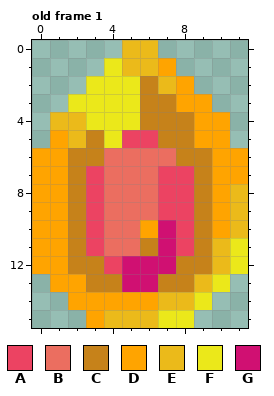
Two versions of one pixel-art file, packages/client/src/assets/ui{m}/card/rarities.aseprite. Above: the version before the commit.
12x16 pixels, 3 frames. Shown: old frame 1.
Palette (. is transparent): A #ec4362  B #eb6e60  C #c6821a  D #ffa400  E #ebba1a  F #ebe81a  G #d01072
Pixels before, old frame 1, first column x 0:
 0 .....EE.....
 1 ....FEED....
 2 ...FFFCED...
 3 ..FFFFCCDD..
 4 .EEFFFCCCDD.
 5 .DECFAACCDD.
 6 DDCCBBBBCCDD
 7 DDCABBBAACDD
 8 DDCABBBAACDE
 9 DDCABBBAACDE
10 DDCABBDGACDE
11 DDCABBCGACEF
12 DDCCAGGGCCEF
13 .DDCCGGCCEF.
14 ..DDDDDEEF..
15 ...DEEEFF...
Now the later version:
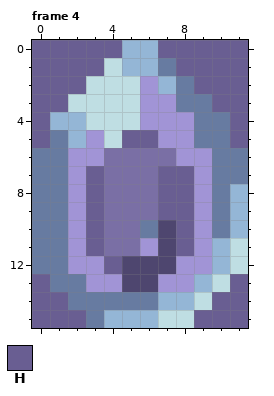
Colours new in this view: H #695e92
A new or re-ordered frame is compared with the old frame closest to it.
Changes in this commit:
frames 3 -> 4
colour B: #eb6e60 -> #7a6fa5
colour C: #c6821a -> #a194d6
colour D: #ffa400 -> #677ba1
colour E: #ebba1a -> #94b6d6
colour F: #ebe81a -> #bfdee3
colour G: #d01072 -> #4e466f
Frame 4 is new; against old frame 1:
y 0: x 0..4 ..... -> HHHHH; x 7..11 ..... -> HHHHH
y 1: x 0..3 .... -> HHHH; x 8..11 .... -> HHHH
y 2: x 0..2 ... -> HHH; x 9..11 ... -> HHH
y 3: x 0..1 .. -> HH; x 10..11 .. -> HH
y 4: x 0 . -> H; x 11 . -> H
y 5: x 0 . -> H; x 5..6 AA -> HH; x 11 . -> H
y 7..9: x 3 A -> H; x 7..8 AA -> HH
y 10..11: x 3 A -> H; x 8 A -> H
y 12: x 4 A -> H
y 13: x 0 . -> H; x 11 . -> H
y 14: x 0..1 .. -> HH; x 10..11 .. -> HH
y 15: x 0..2 ... -> HHH; x 9..11 ... -> HHH
